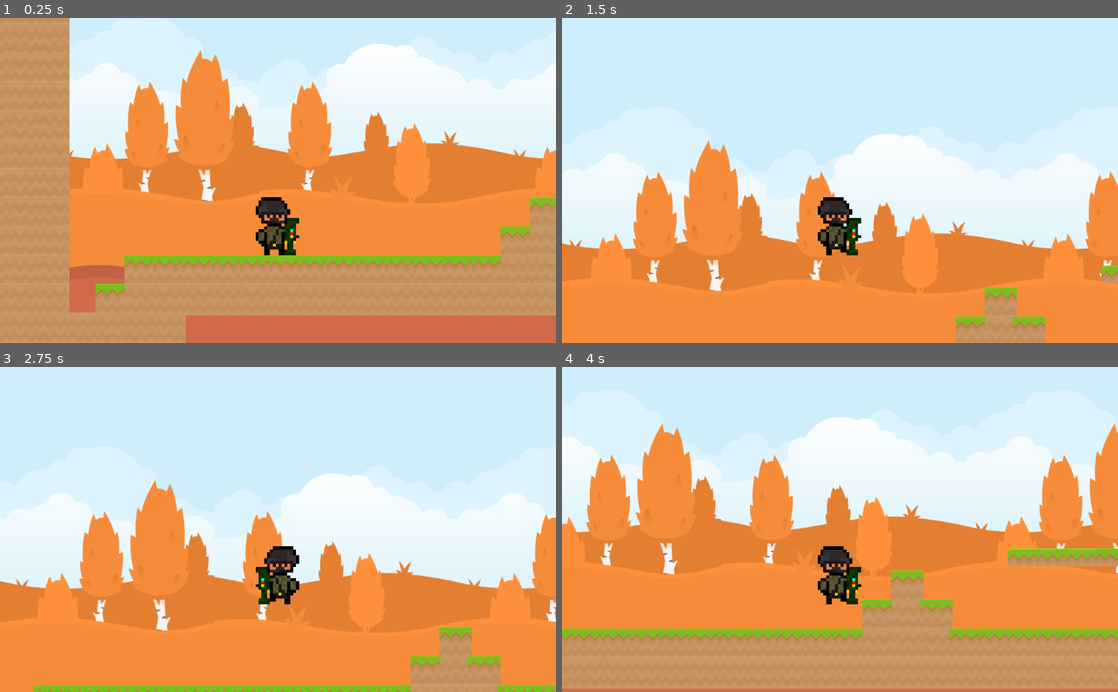
Above: before the commit, frames 1-4 (two rows, left to right).
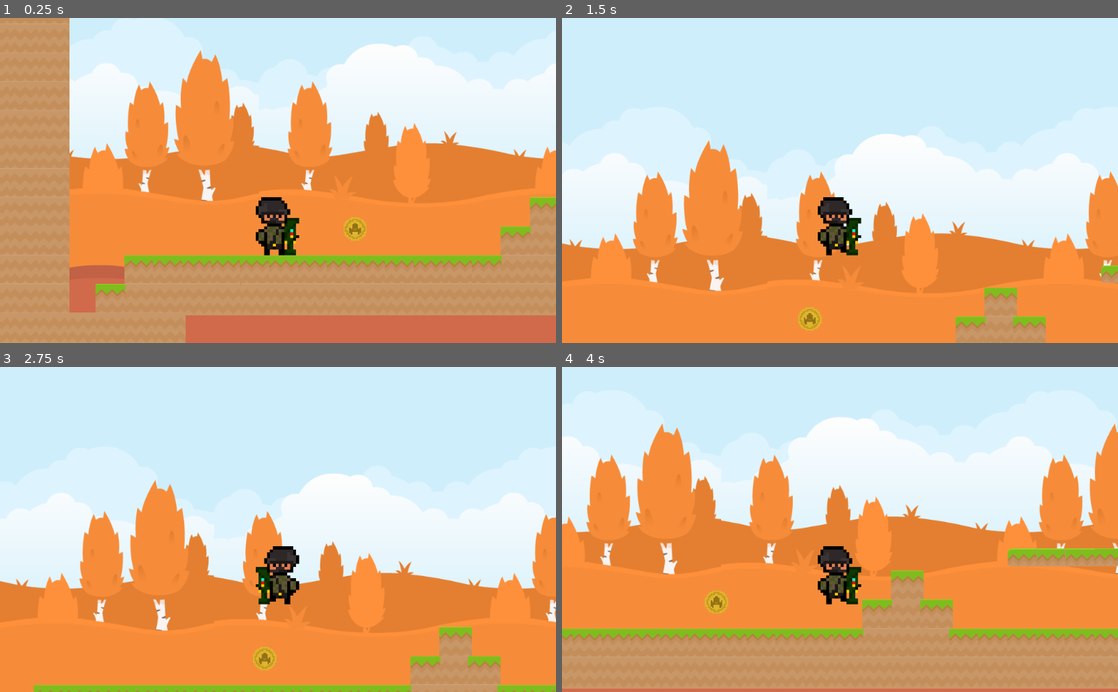
Above: after the commit, the same moments.

Repository: bsu-cs315/P2-ncbarber
Game: Godot game, scene res://src/Level.tscn
Same seed, same stepped clock (60 frames per second), same inputs: the game is played once before the commit and once after it.
Inputs:
- Up to frame 1 (0.25 s): no input
- Up to frame 2 (1.5 s): tap Enter at 0.5 s; hold Space (rocket_launch) 0.53-1.28 s; hold D (right) from 0.53 s (still down); tap W (jump) at 0.77 s; tap Space (rocket_launch) at 1.35 s
- Up to frame 3 (2.75 s): tap W (jump) at 1.52 s; release D (right) at 2.03 s; hold Left (left) from 2.03 s (still down); hold Space (rocket_launch) from 2.03 s (still down)
- Up to frame 4 (4 s): release Left (left) at 2.78 s; release Space (rocket_launch) at 2.78 s; hold D (right) from 2.78 s (still down); tap Space (rocket_launch) at 2.85 s; tap W (jump) at 3.02, 3.77 s; hold Space (rocket_launch) from 3.53 s (still down)

The runs differ from the first frame. In frame 1, 0.2% of the frame differs, in the area x 61-66%, y 61-69%; in frame 2, 0.2%; in frame 3, 0.2%, in the area x 45-50%, y 86-94%; in frame 4, 0.2%.

Commit message:
Add Coin to interact with

Diff:
--- /dev/null
+++ b/project/src/Coin.tscn
@@ -0,0 +1,32 @@
+[gd_scene load_steps=7 format=2]
+
+[ext_resource path="res://assets/coin/coinFrame.png" type="Texture" id=1]
+[ext_resource path="res://assets/coin/coinFrame4.png" type="Texture" id=2]
+[ext_resource path="res://assets/coin/coinFrame3.png" type="Texture" id=3]
+[ext_resource path="res://assets/coin/coinFrame2.png" type="Texture" id=4]
+
+[sub_resource type="CapsuleShape2D" id=2]
+radius = 263.57
+height = 94.9777
+
+[sub_resource type="SpriteFrames" id=1]
+animations = [ {
+"frames": [ ExtResource( 1 ), ExtResource( 4 ), ExtResource( 3 ), ExtResource( 2 ), ExtResource( 3 ), ExtResource( 4 ) ],
+"loop": true,
+"name": "idle",
+"speed": 5.0
+} ]
+
+[node name="Coin" type="Area2D"]
+
+[node name="CollisionShape2D" type="CollisionShape2D" parent="."]
+position = Vector2( -0.00411963, -0.590584 )
+scale = Vector2( 0.1, 0.1 )
+shape = SubResource( 2 )
+
+[node name="AnimatedSprite" type="AnimatedSprite" parent="."]
+scale = Vector2( 0.1, 0.1 )
+frames = SubResource( 1 )
+animation = "idle"
+frame = 1
+playing = true
--- a/project/src/Level.gd
+++ b/project/src/Level.gd
@@ -3,16 +3,27 @@
 var character : KinematicBody2D
 
 func _ready():
-	make_player()
+	spawn_player()
+	spawn_coin(Vector2(250, 450))
 
 func _process(_delta):
 	if Input.is_action_pressed("restart"):
 		restart_level()
 
-func make_player():
+func spawn_player():
 	character = load("res://src/Character.tscn").instance()
 	character.position = Vector2(100,500)
 	call_deferred("add_child", character)
 
+func spawn_coin(spawnPosition):
+	var coin = load("res://src/Coin.tscn").instance()
+	var _connection = coin.connect("body_entered", self, "_on_Coin_Entered", [coin])
+	coin.position = spawnPosition
+	call_deferred("add_child", coin)
+
+func _on_Coin_Entered(body, coin):
+	if body == character:
+		coin.queue_free()
+
 func restart_level():
 	var _restart = get_tree().change_scene("res://src/Level.tscn")
Binary file added: project/assets/coin/coinFrame.png
Not shown, added: project/assets/coin/coinFrame.png.import
Binary file added: project/assets/coin/coinFrame2.png
Not shown, added: project/assets/coin/coinFrame2.png.import
Binary file added: project/assets/coin/coinFrame3.png
Not shown, added: project/assets/coin/coinFrame3.png.import
Binary file added: project/assets/coin/coinFrame4.png
Not shown, added: project/assets/coin/coinFrame4.png.import
